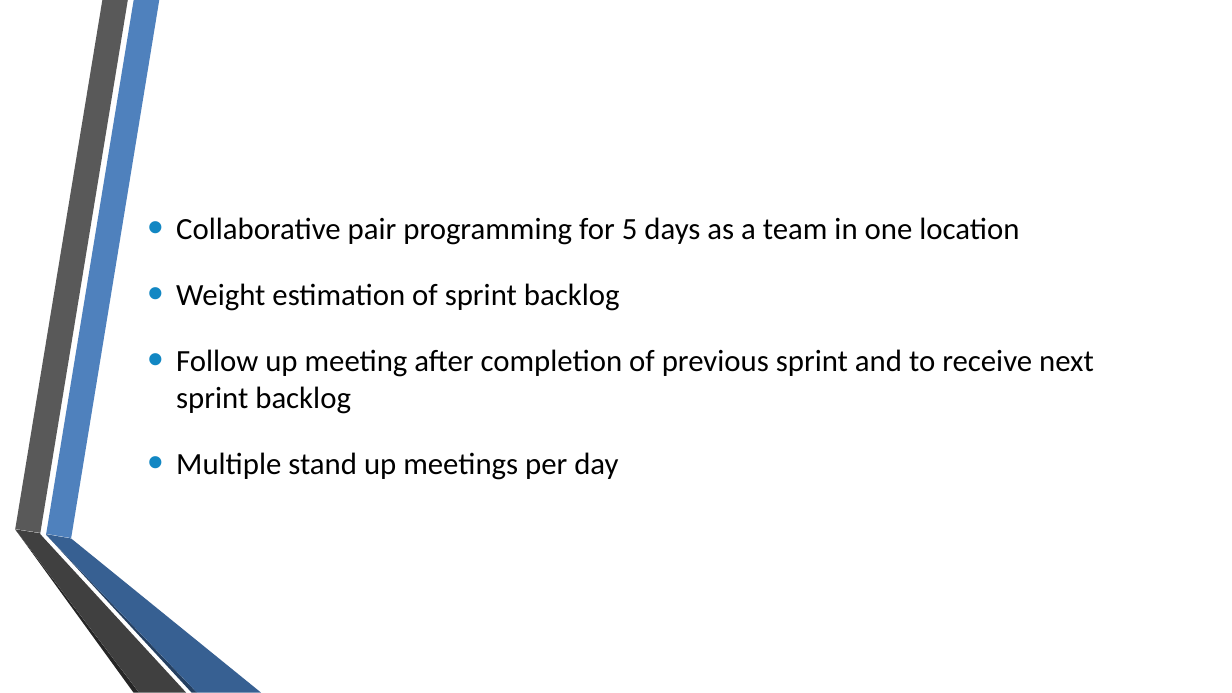
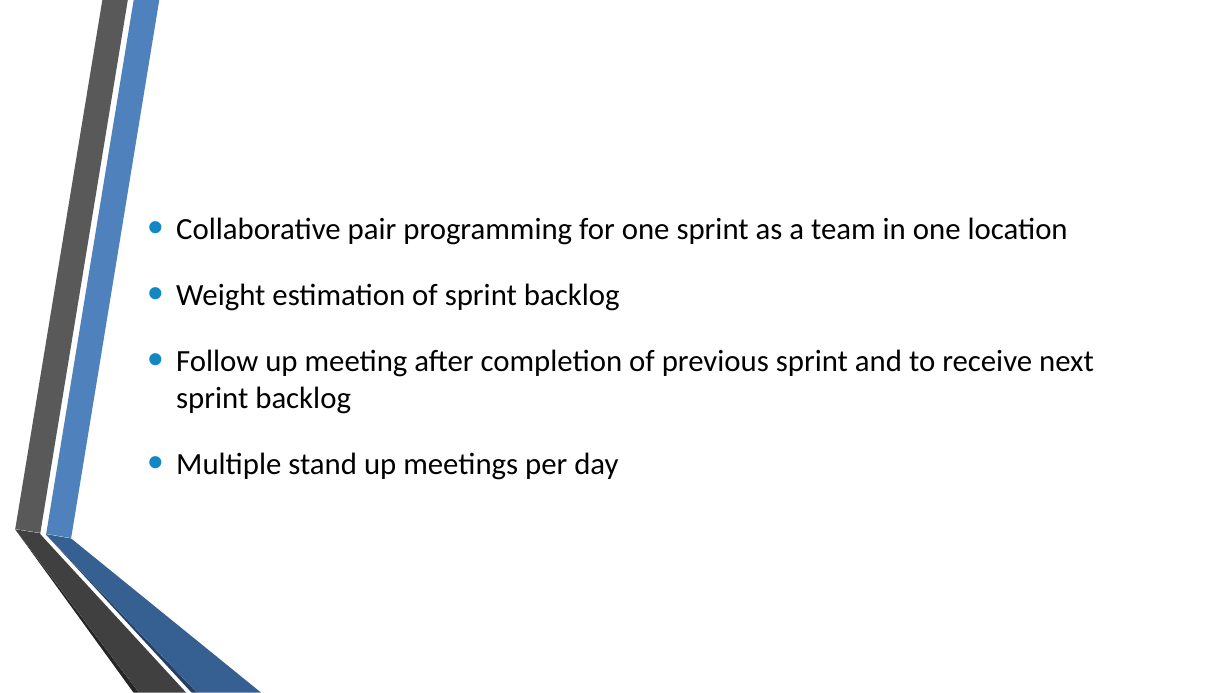
Before and after one commit to quintonweenink/ValknutSolutions, a slide deck: slide 3 of Documentation/Demo/Demo_02.odp. Drawn at 1232x693 pixels with LibreOffice and Linux fonts; fonts in the diff are those of the drawing. Boxes give left, top, right and bottom in pixels: in the first picture for what was removed or moved away, otherwise in the second. Text is boxed around its words. In the diff, an @@ line names an element or a change of style, - is before the commit and + after.

```diff
--- a/Documentation/Demo/Demo_02.odp
+++ b/Documentation/Demo/Demo_02.odp
@@ text at <box>176,217,1068,245</box>: text changed @@
-• Collaborative pair programming for 5 days as a team in one location
+• Collaborative pair programming for one sprint as a team in one location
```
Also in this commit, not shown: 2 other slides changed.
